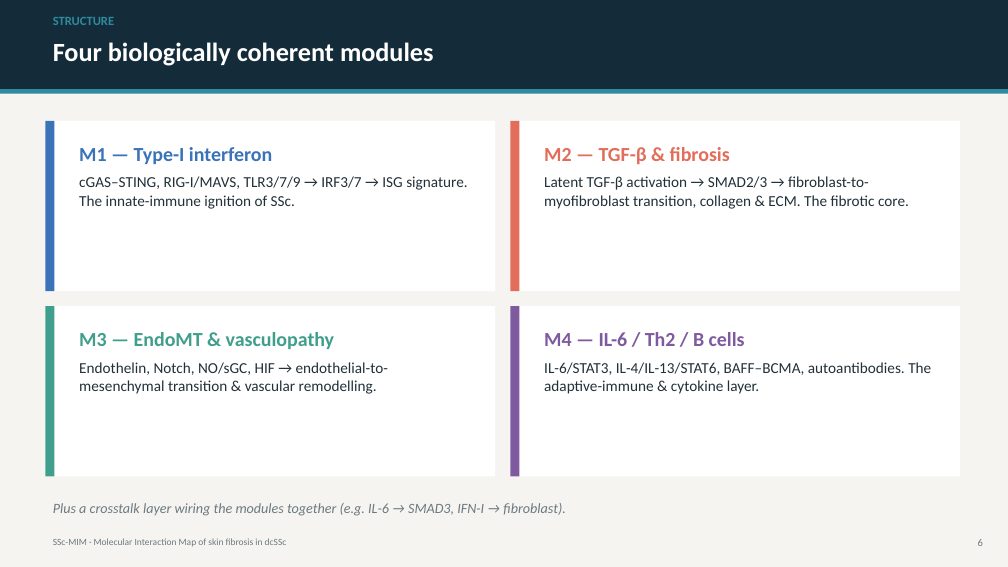
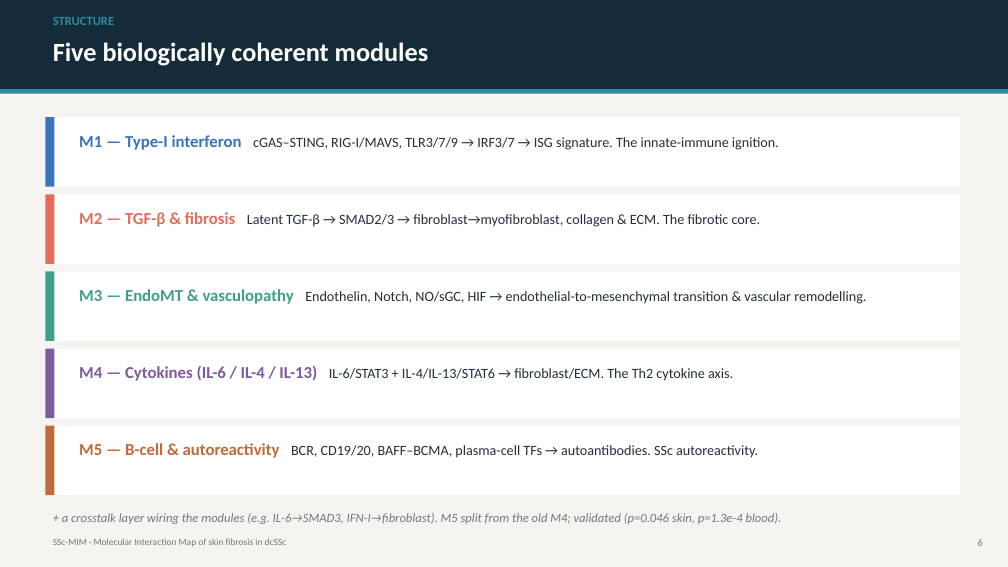
Before and after one commit to Nurtal/IDT_SSc_map, a slide deck: slide 6 of docs/SSc_MIM_presentation.pptx. Drawn at 1008x567 pixels with LibreOffice and Linux fonts; fonts in the diff are those of the drawing. Boxes give left, top, right and bottom in pixels: in the first picture for what was removed or moved away, otherwise in the second. Text is boxed around its words. In the diff, an @@ line names an element or a change of style, - is before the commit and + after.

```diff
--- a/docs/SSc_MIM_presentation.pptx
+++ b/docs/SSc_MIM_presentation.pptx
@@ text at [53, 42, 429, 66]: text changed @@
-Four biologically coherent modules
+Five biologically coherent modules
@@ rectangle: place and size @@
-rectangle at [45, 121, 54, 291]
+rectangle at [45, 117, 54, 187]
@@ rectangle added at [45, 117, 960, 187], fill #FFFFFF @@
@@ rectangle removed at [45, 121, 495, 291] @@
@@ text at [79, 135, 779, 150]: text changed; size 14.5 to 13.5 pt @@
-M1 — Type-I interferon
-cGAS–STING, RIG-I/MAVS, TLR3/7/9 → IRF3/7 → ISG signature. The innate-immune ignition of SSc.
+M1 — Type-I interferon cGAS–STING, RIG-I/MAVS, TLR3/7/9 → IRF3/7 → ISG signature. The innate-immune ignition.
@@ rectangle removed at [510, 121, 960, 291] @@
@@ rectangle removed at [510, 121, 520, 291] @@
@@ rectangle added at [45, 194, 960, 264], fill #FFFFFF @@
@@ rectangle added at [45, 194, 54, 264], fill #E26D5A @@
@@ text at [79, 212, 761, 227]: text changed; size 14.5 to 13.5 pt @@
-M2 — TGF-β & fibrosis
-Latent TGF-β activation → SMAD2/3 → fibroblast-to-myofibroblast transition, collagen & ECM. The fibrotic core.
+M2 — TGF-β & fibrosis Latent TGF-β → SMAD2/3 → fibroblast→myofibroblast, collagen & ECM. The fibrotic core.
@@ rectangle added at [45, 271, 960, 341], fill #FFFFFF @@
@@ rectangle added at [45, 271, 54, 341], fill #3F9E8C @@
@@ text at [79, 289, 866, 304]: text changed; size 14.5 to 13.5 pt @@
-M3 — EndoMT & vasculopathy
-Endothelin, Notch, NO/sGC, HIF → endothelial-to-mesenchymal transition & vascular remodelling.
+M3 — EndoMT & vasculopathy Endothelin, Notch, NO/sGC, HIF → endothelial-to-mesenchymal transition & vascular remodelling.
@@ rectangle removed at [45, 306, 495, 476] @@
@@ rectangle removed at [510, 306, 960, 476] @@
@@ rectangle removed at [510, 306, 520, 476] @@
@@ rectangle: place and size @@
-rectangle at [45, 306, 54, 476]
+rectangle at [45, 349, 54, 418]
@@ rectangle at [45, 349, 54, 418]: fill #3F9E8C to #7E5A9E @@
@@ rectangle added at [45, 349, 960, 418], fill #FFFFFF @@
@@ text at [79, 366, 733, 381]: text changed; size 14.5 to 13.5 pt @@
-M4 — IL-6 / Th2 / B cells
-IL-6/STAT3, IL-4/IL-13/STAT6, BAFF–BCMA, autoantibodies. The adaptive-immune & cytokine layer.
+M4 — Cytokines (IL-6 / IL-4 / IL-13) IL-6/STAT3 + IL-4/IL-13/STAT6 → fibroblast/ECM. The Th2 cytokine axis.
@@ rectangle added at [45, 426, 960, 495], fill #FFFFFF @@
@@ rectangle added at [45, 426, 54, 495], fill #C06A3A @@
@@ text added at [79, 443, 758, 458], 13.5 pt, text #223038 @@
+M5 — B-cell & autoreactivity BCR, CD19/20, BAFF–BCMA, plasma-cell TFs → autoantibodies. SSc autoreactivity.
@@ text at [62, 513, 782, 524]: text changed; size 13.5 to 12 pt @@
-Plus a crosstalk layer wiring the modules together (e.g. IL-6 → SMAD3, IFN-I → fibroblast).
++ a crosstalk layer wiring the modules (e.g. IL-6→SMAD3, IFN-I→fibroblast). M5 split from the old M4; validated (p=0.046 skin, p=1.3e-4 blood).
```
Also in this commit, not shown: 5 other slides changed, 13 other files.
